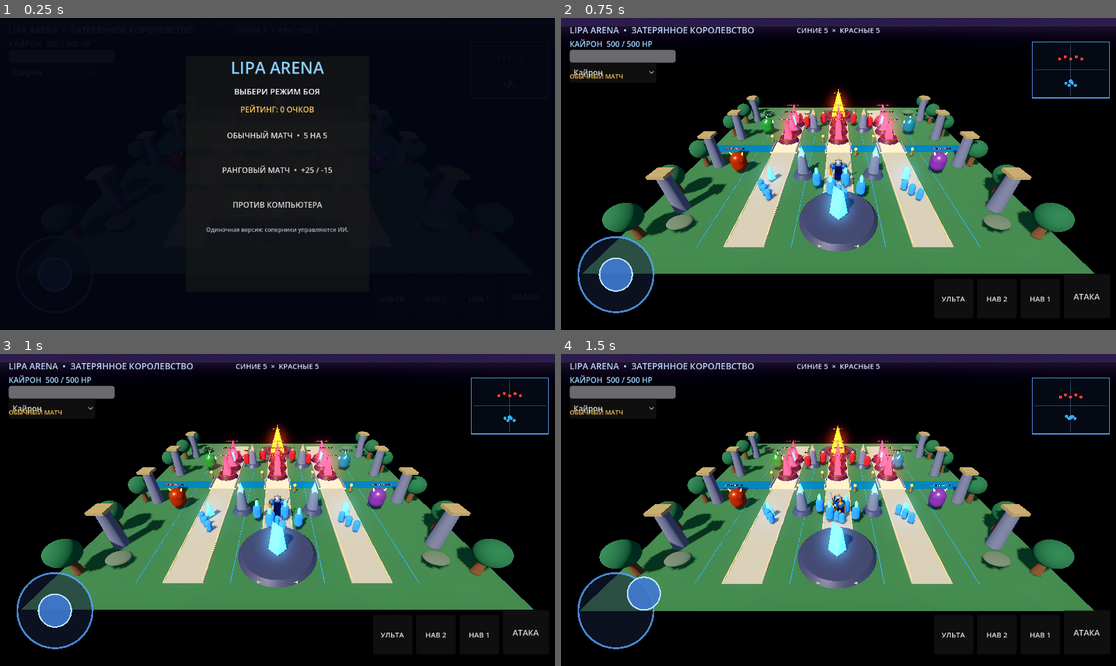
Above: before the commit, frames 1-4 (two rows, left to right).
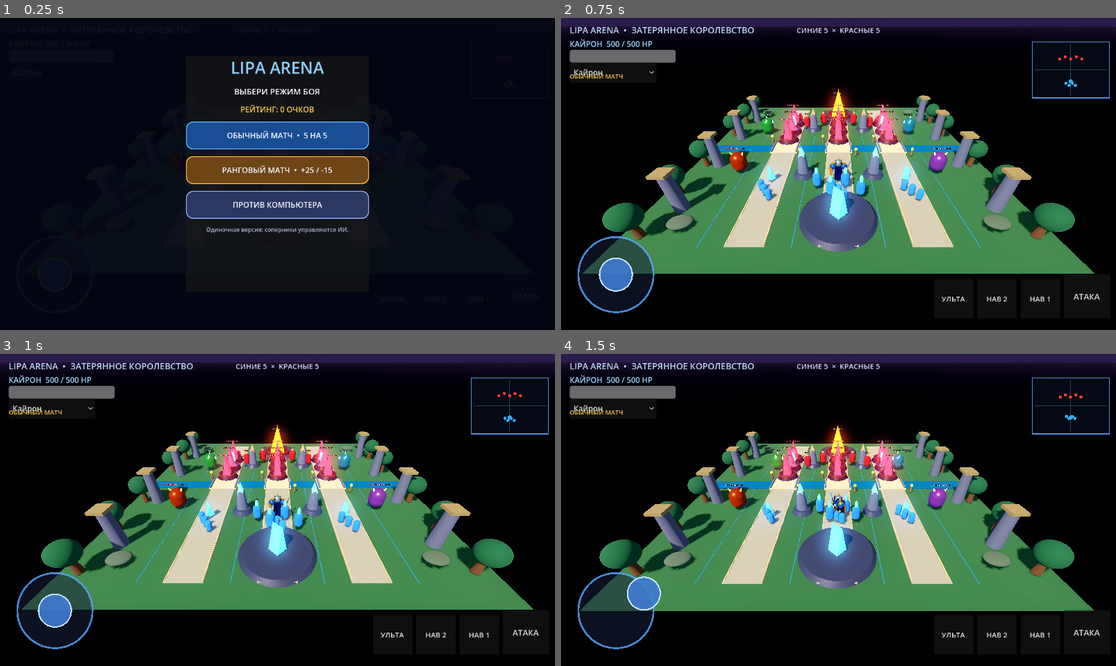
Above: after the commit, the same moments.

Repository: soldatovaveronika03-oss/Lipa-Arena
Game: Godot game, scene res://scenes/main.tscn
The game is run twice, just before and just after one commit, with the same random seed, the same clock (stepped at 60 frames per second) and the same inputs.
Inputs (mouse positions are in pixels of both pictures, inside the frame that each line leads up to):
- Up to frame 1 (0.25 s): no input
- Up to frame 2 (0.75 s): click "ОБЫЧНЫЙ МАТЧ • 5 НА 5" at 0.5 s
- Up to frame 3 (1 s): no input
- Up to frame 4 (1.5 s): drag from (616, 609) to (894, 441) at 1.27 s

The runs differ from the first frame. In frame 1, 8.8% of the frame differs, in the area x 33-67%, y 33-65%; in frame 2, nothing differs; in frame 3, nothing differs; in frame 4, nothing differs.

Commit message:
Add fantasy-styled game mode buttons

Diff:
--- a/scripts/main.gd
+++ b/scripts/main.gd
@@ -343,18 +343,21 @@
 
 	var normal_button := Button.new()
 	normal_button.text = "ОБЫЧНЫЙ МАТЧ  •  5 НА 5"
+	_style_mode_button(normal_button, Color(0.10, 0.30, 0.58), Color(0.35, 0.72, 1.0))
 	normal_button.custom_minimum_size = Vector2(330, 58)
 	column.add_child(normal_button)
 	normal_button.pressed.connect(_start_game.bind("Обычный матч"))
 
 	var ranked_button := Button.new()
 	ranked_button.text = "РАНГОВЫЙ МАТЧ  •  +25 / -15"
+	_style_mode_button(ranked_button, Color(0.43, 0.27, 0.08), Color(1.0, 0.72, 0.25))
 	ranked_button.custom_minimum_size = Vector2(330, 58)
 	column.add_child(ranked_button)
 	ranked_button.pressed.connect(_start_game.bind("Ранговый матч"))
 
 	var ai_button := Button.new()
 	ai_button.text = "ПРОТИВ КОМПЬЮТЕРА"
+	_style_mode_button(ai_button, Color(0.17, 0.22, 0.38), Color(0.55, 0.68, 1.0))
 	ai_button.custom_minimum_size = Vector2(330, 58)
 	column.add_child(ai_button)
 	ai_button.pressed.connect(_start_game.bind("Против компьютера"))
@@ -366,6 +369,26 @@
 	note.add_theme_font_size_override("font_size", 12)
 	note.add_theme_color_override("font_color", Color(0.68, 0.72, 0.82))
 	column.add_child(note)
+
+func _style_mode_button(button: Button, base_color: Color, accent: Color) -> void:
+	button.add_theme_font_size_override("font_size", 16)
+	button.add_theme_color_override("font_color", Color(0.96, 0.97, 1.0))
+	var normal := StyleBoxFlat.new()
+	normal.bg_color = base_color
+	normal.border_color = accent
+	normal.set_border_width_all(2)
+	normal.set_corner_radius_all(14)
+	normal.content_margin_left = 12.0
+	normal.content_margin_right = 12.0
+	normal.content_margin_top = 10.0
+	normal.content_margin_bottom = 10.0
+	button.add_theme_stylebox_override("normal", normal)
+	var hover := normal.duplicate() as StyleBoxFlat
+	hover.bg_color = base_color.lightened(0.16)
+	button.add_theme_stylebox_override("hover", hover)
+	var pressed := normal.duplicate() as StyleBoxFlat
+	pressed.bg_color = base_color.darkened(0.18)
+	button.add_theme_stylebox_override("pressed", pressed)
 
 func _start_game(mode: String) -> void:
 	selected_game_mode = mode
